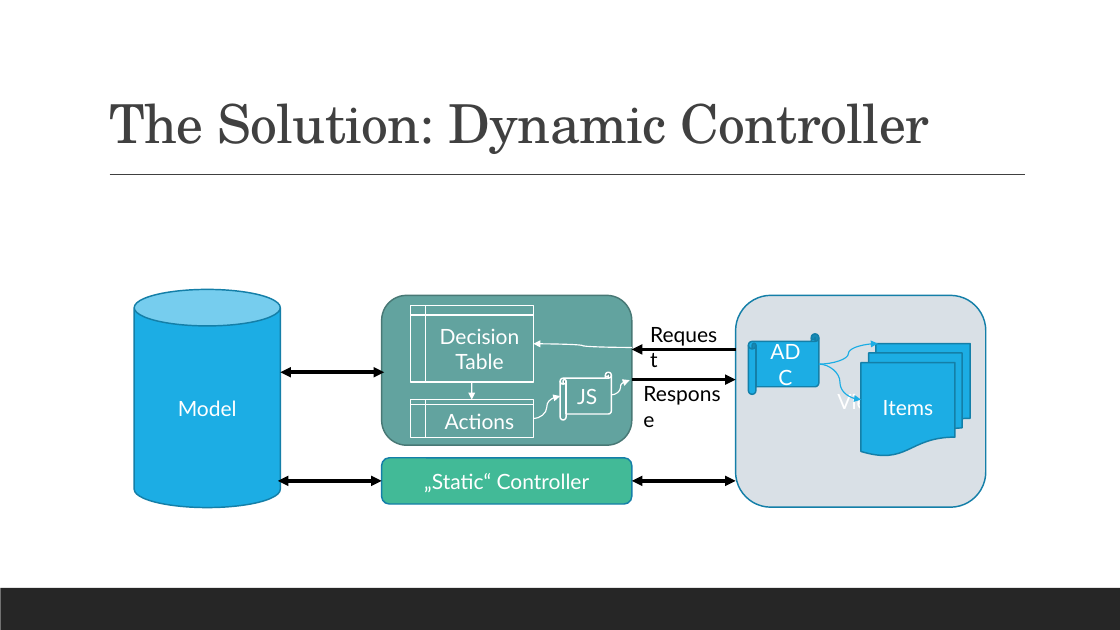
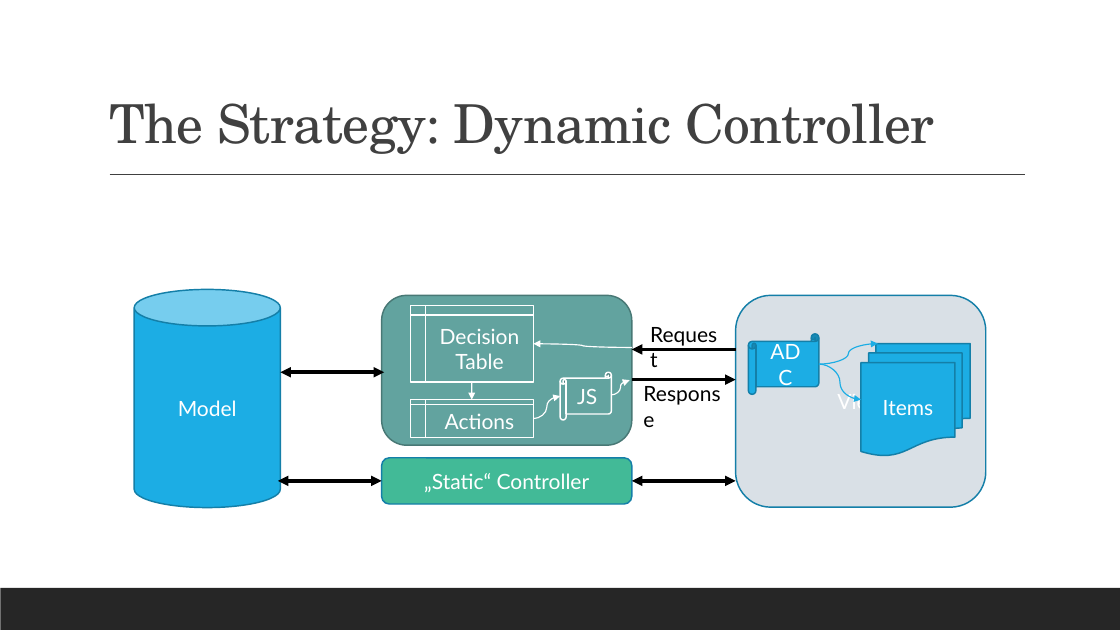
Before and after one commit to j-sieben/ADC, a slide deck: slide 6 of DOC/Architecture.pptx. Drawn at 1120x630 pixels with LibreOffice and Linux fonts; fonts in the diff are those of the drawing. Boxes give left, top, right and bottom in pixels: in the first picture for what was removed or moved away, otherwise in the second. Text is boxed around its words. In the diff, an @@ line names an element or a change of style, - is before the commit and + after.

```diff
--- a/DOC/Architecture.pptx
+++ b/DOC/Architecture.pptx
@@ title at bbox=[109, 103, 934, 154]: text changed @@
-The Solution: Dynamic Controller
+The Strategy: Dynamic Controller
```
Also in this commit, not shown: 5 other slides changed, 2 slides added, 1 other file.
